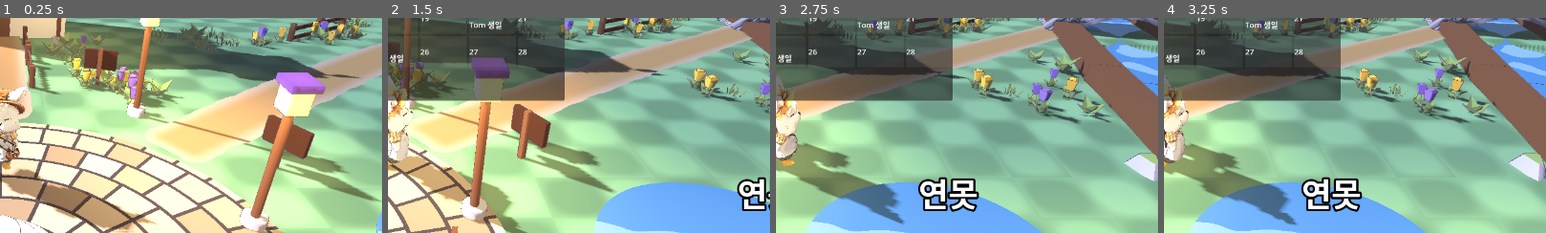
Above: before the commit, frames 1-4 (left to right).
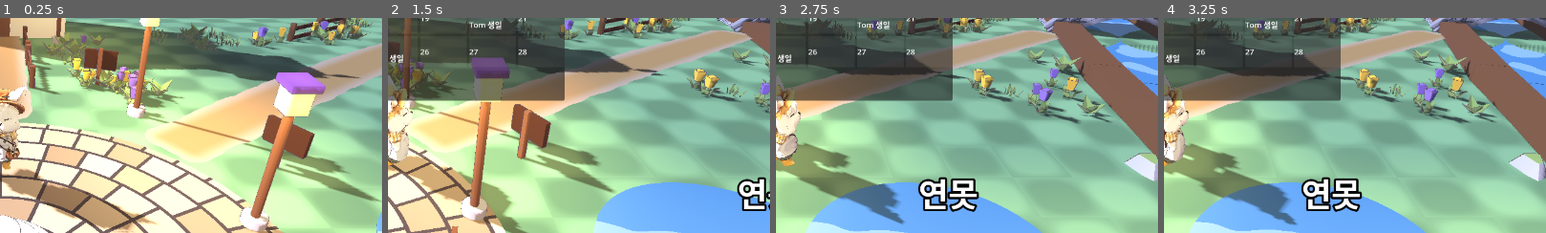
Above: after the commit, the same moments.

Repository: ui2030/cozy_vale
Game: Godot game, scene res://world/world.tscn
Same seed, same stepped clock (60 frames per second), same inputs: the game is played once before the commit and once after it.
Inputs (mouse positions are % of the whole screen's width and height, from its top left):
- Up to frame 1 (0.25 s): no input
- Up to frame 2 (1.5 s): tap Enter at 0.5 s; move the mouse to (72, 45) at 0.52 s; hold D (move_right) 0.53-1.25 s; hold C (calendar) 0.53-1.25 s; click (72, 45) at 0.67 s; tap Space at 0.77 s; drag from (30, 55) to (45, 70) at 1.27 s
- Up to frame 3 (2.75 s): move the mouse to (60, 28) at 2.02 s; hold D (move_right) from 2.03 s (still down); hold Q (cycle_seed) from 2.03 s (still down)
- Up to frame 4 (3.25 s): release D (move_right) at 2.75 s; release Q (cycle_seed) at 2.75 s; drag from (45, 70) to (20, 35) at 2.77 s
The pictures show only the part of the screen within x 50-100%, y 41-91%; the shares and areas given below are measured in that part.

The runs differ from the first frame. In frame 1, less than 0.1% of the frame differs, in the area x 71-84%, y 20-29%; in frame 2, 0.2%, in the area x 56-94%, y 3-36%; in frame 3, 0.2%; in frame 4, 0.2%.

Commit message:
fix: 다리 발치 길 끝단 겹침 — 조립 때 클립
- 다리행 길 박스가 데크 영역까지 뻗어 아치에 일자 판재처럼 겹치던 것(유저 실플레이 지적)
- 빌드에서 다리 중심 반경 3.6(원-직선 교점) 클립, ROADS 데이터·decor 판정 불변
- 테스트 10종 PASS, 스샷 bridge_full/roadtrim_*

Diff:
--- a/world/world.gd
+++ b/world/world.gd
@@ -588,9 +588,35 @@
 	[Vector2(1.23, 20.34), 5.57, 85.0],
 ]
 
+# 길 끝단이 다리 데크에 겹치지 않게 조립 때 잘라내는 반경. 평판 다리 시절엔 색·높이가 같아
+# 안 보였지만, 풀 아치 돌다리에선 길 박스가 "일자 목재"처럼 아치에 겹쳐 보인다(유저 실플레이 지적).
+# 데크 리프트 소멸 지점(DECK_EDGE 3.4) + 0.2 — ROADS 데이터는 그대로 두고(decor 길가 판정 공유)
+# 빌드에서만 클립한다.
+const BRIDGE_TRIM := 3.6
+
 func _roads(parent: Node) -> void:
 	for r in ROADS:
-		_road(parent, Vector3(r[0].x, 0.16, r[0].y), Vector3(ROAD_W, 0.05, r[1]), r[2])
+		var u := Vector2(sin(deg_to_rad(r[2])), cos(deg_to_rad(r[2])))
+		var a: Vector2 = r[0] - u * (float(r[1]) * 0.5)
+		var b: Vector2 = r[0] + u * (float(r[1]) * 0.5)
+		for br in BRIDGES:
+			a = _trim_to_bridge(a, b, br)
+			b = _trim_to_bridge(b, a, br)
+		var seg_len := (b - a).length()
+		if seg_len < 0.5:
+			continue  # 통째로 다리 밑이면 생략
+		var c := (a + b) * 0.5
+		_road(parent, Vector3(c.x, 0.16, c.y), Vector3(ROAD_W, 0.05, seg_len), r[2])
+
+# 끝점 p가 다리 원(BRIDGE_TRIM) 안이면 q 방향으로 물러나 원 경계에 놓는다(원-직선 교점 근).
+static func _trim_to_bridge(p: Vector2, q: Vector2, br: Vector2) -> Vector2:
+	if p.distance_to(br) >= BRIDGE_TRIM:
+		return p
+	var u := (q - p).normalized()
+	var f := p - br
+	var fu := f.dot(u)
+	var disc := fu * fu - (f.length_squared() - BRIDGE_TRIM * BRIDGE_TRIM)
+	return p + u * (-fu + sqrt(disc))  # 안쪽이면 disc>0·해>0 보장
 
 func _road(parent: Node, center: Vector3, size: Vector3, rot_deg: float) -> void:
 	var mi := _box(parent, center, size, C_ROAD, 0.0)
